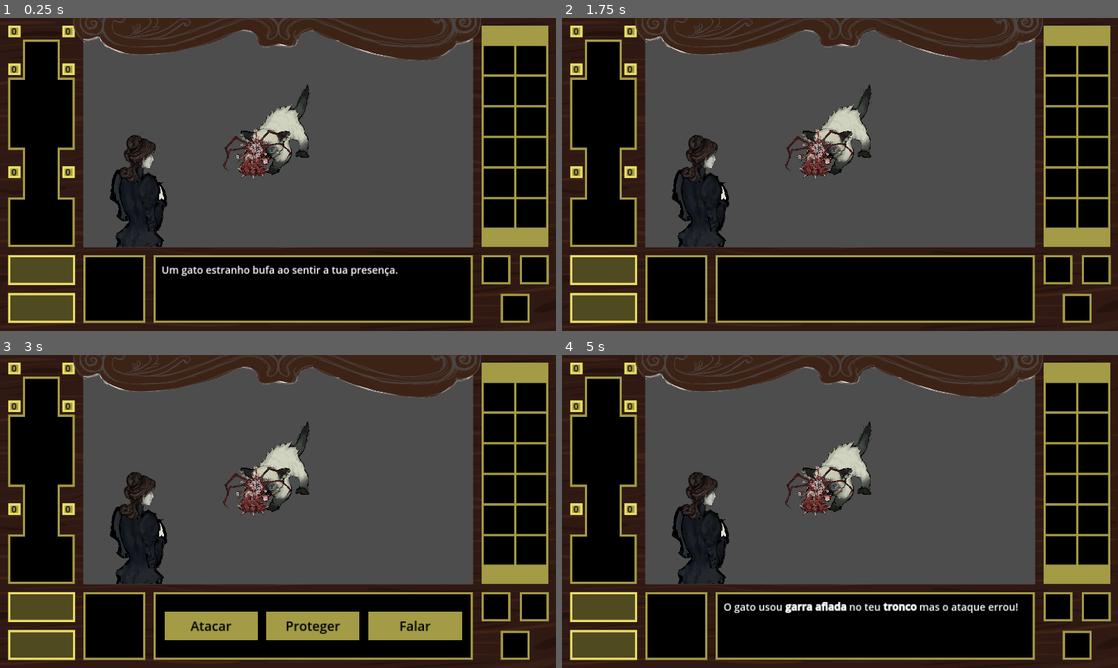
Above: before the commit, frames 1-4 (two rows, left to right).
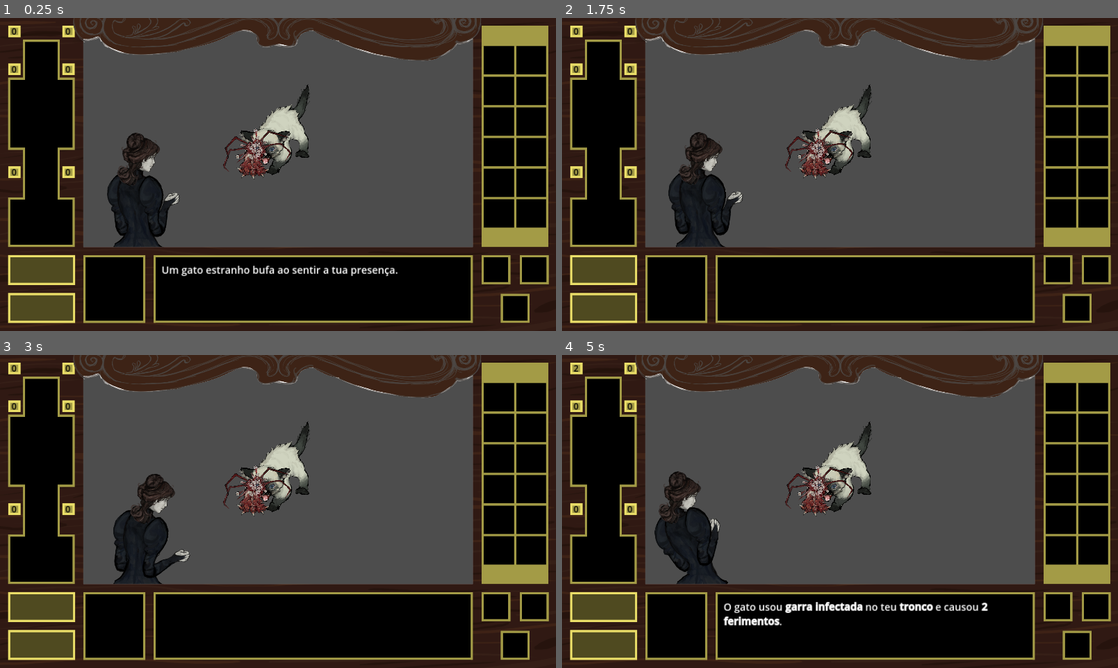
Above: after the commit, the same moments.

Repository: DavisDiad/Servida_Crua
Game: Godot game, scene res://scenes/fight/fight.tscn
Two runs of this game, one before a commit and one after it. Both use one fixed random seed, a clock stepped at 60 frames per second and the inputs below. This scene is started directly instead of the project's main scene.
Inputs (mouse positions are in pixels of both pictures, inside the frame that each line leads up to):
- Up to frame 1 (0.25 s): no input
- Up to frame 2 (1.75 s): move the mouse to (840, 133) at 0.52 s; click (840, 133) at 0.6 s; click "Atacar" at 1.25 s
- Up to frame 3 (3 s): move the mouse to (278, 495) at 2.02 s; click (278, 495) at 2.1 s; move the mouse to (250, 502) at 2.77 s; click (250, 502) at 2.85 s
- Up to frame 4 (5 s): click (873, 627) at 3.5 s, where only the run before the commit has a clickable "Proteger"; move the mouse to (862, 477) at 4.27 s; click (862, 477) at 4.35 s

The runs differ from the first frame. In frame 1, 1.0% of the frame differs, in the area x 19-33%, y 36-74%; in frame 2, 1.0%; in frame 3, 6.1%, in the area x 19-84%, y 37-92%; in frame 4, 3.0%.

Commit message:
adição das animações da protagonista em batalha

Diff:
--- a/autoloads/PlayerHealth.gd
+++ b/autoloads/PlayerHealth.gd
@@ -5,6 +5,7 @@
 var base_accuracy = 65
 
 var is_defending = false
+var can_move = true
 
 var evasion_per_part = {
 	"head": 15,
--- a/scenes/enemys/cat/scripts/cat.gd
+++ b/scenes/enemys/cat/scripts/cat.gd
@@ -15,7 +15,14 @@
 var interaction_step = 0
 var is_talking = false
 
+var player : Node = null
+var anim : AnimatedSprite2D = null
+
 func _ready():
+
+	player = get_node("/root/Fight/player")
+	anim = player.get_node("AnimatedSprite2D")
+
 	# para cada parte do corpo definida em enemy_data.body_parts (que é um array de recursos do tipo BodyPart) ele começaa a contar o número de feridas, começando em zero, para essa parte
 	for part in enemy_data.body_parts: #"part" é uma variavel temporaria criada automaticamente pelo loop for. ela percorre cada body_part dentro do enemy_data
 		wounds[part.name] = 0
@@ -45,14 +52,20 @@
 			interaction_step = 0
 
 
-
-
-
 func _on_fight_attacking() -> void: #esta função acontece quando o sinal attacking em fight é emitido.
 	can_take_damage = true #ela permite que o inimigo possa receber dano
 
+func _on_attack_finished():
+	anim.play("idle_battle")
+
 func take_damage(body_part_name: String):
 	if can_take_damage:
+		anim.play("attack")
+		anim.connect("animation_finished", Callable(self, "_on_attack_finished"), CONNECT_ONE_SHOT)
+
+		await anim.animation_finished
+
+
 		for part in enemy_data.body_parts:
 			if part.name == body_part_name:
 				var enemy_evasion = part.evasion
@@ -222,6 +235,10 @@
 		part_probabilities["left_leg"] = 0.2
 		part_probabilities["right_leg"] = 0.2
 
+	for part in body_parts:
+		if not available_parts.has(part):
+			part_probabilities.erase(part)
+
 	# Normaliza as probabilidades para garantir que somem 1
 	var total_probability = 0.0
 	for part in part_probabilities:
@@ -229,6 +246,20 @@
 
 	for part in part_probabilities:
 		part_probabilities[part] /= total_probability
+
+	# Filtra as partes que ainda podem ser atacadas
+	for part in part_probabilities.keys():
+		if not available_parts.has(part):
+			part_probabilities.erase(part)
+
+	# Renormaliza novamente após a filtragem
+	total_probability = 0.0
+	for value in part_probabilities.values():
+		total_probability += value
+
+	for part in part_probabilities:
+		part_probabilities[part] /= total_probability
+
 
 	# Escolhe uma parte do corpo com base nas novas probabilidades
 	var attacked_part = null
@@ -240,8 +271,7 @@
 			attacked_part = part
 			break
 
-	# Aguarda 0.5s (pode servir para animação ou delay do ataque)
-	await get_tree().create_timer(0.5).timeout
+
 
 	# Aqui continuamos com a lógica de gerar o ataque e calcular o dano
 	var player_evasion = PlayerHealth.evasion_per_part.get(attacked_part, 0)
@@ -250,16 +280,21 @@
 
 	var attack_result_text = ""
 
+	var hit = true
+
 	if hit_quality >= 0:
+		hit = true
+
 		var dano = int(lerp(skill.min_damage, skill.max_damage, hit_quality))
 		PlayerHealth.add_wound(attacked_part, dano)
-
 
 
 		var ferimento_texto = "ferimento" if dano == 1 else "ferimentos"
 		attack_result_text = "e causou [b]%d %s[/b]." % [dano, ferimento_texto]
 		print("Damage:", dano, "Quality:", hit_quality)
 	else:
+		hit = false
+
 		attack_result_text = "mas o ataque errou!"
 		print("Attack missed, quality:", hit_quality)
 
@@ -269,9 +304,17 @@
 		part_names_pt[attacked_part]
 	]
 
+	if hit == true:
+		await get_tree().create_timer(0.1).timeout
+		anim.play("attacked")
+		anim.connect("animation_finished", Callable(self, "_on_attack_finished"), CONNECT_ONE_SHOT)
+	else:
+		anim.connect("animation_finished", Callable(self, "_on_attack_finished"), CONNECT_ONE_SHOT)
+
 	get_node("/root/Fight").display_text("%s %s" % [ataque_texto, attack_result_text])
 	await get_node("/root/Fight").textbox_closed
 	get_node("/root/Fight/UI/ActionsPanel").show()
+
 
 
 
--- a/scenes/fight/fight.gd
+++ b/scenes/fight/fight.gd
@@ -11,6 +11,11 @@
 var enemy_data: EnemyData
 
 func _ready() -> void:
+
+	PlayerHealth.can_move = false
+	var player = get_node("player")
+	var anim = player.get_node("AnimatedSprite2D")
+	anim.play("idle_battle")
 
 	$UI/ActionsPanel.hide() #a cena começa com os botoes escondidos
 	$UI/TextBox.show() #a cena começa com o texto a aparecer
--- a/scenes/fight/fight.tscn
+++ b/scenes/fight/fight.tscn
@@ -6,6 +6,7 @@
 [ext_resource type="Texture2D" uid="uid://b5cyg7hfck87d" path="res://placeholders/rascunho_batalha1.png" id="4_bv1ih"]
 [ext_resource type="Texture2D" uid="uid://pqhpjncq6pjd" path="res://placeholders/personagem_baattle2.png" id="5_8ew2v"]
 [ext_resource type="Texture2D" uid="uid://f2g6dcisimy6" path="res://placeholders/rule-of-third-940x626.png" id="6_aml7f"]
+[ext_resource type="PackedScene" uid="uid://cyl30kecp6emh" path="res://scenes/player/player.tscn" id="7_ij3gj"]
 
 [sub_resource type="StyleBoxFlat" id="StyleBoxFlat_jmy8o"]
 bg_color = Color(0, 0, 0, 1)
@@ -117,6 +118,7 @@
 texture = ExtResource("4_bv1ih")
 
 [node name="BattleRascunho" type="Sprite2D" parent="."]
+visible = false
 z_index = 4
 position = Vector2(481, 628)
 scale = Vector2(0.5, 0.5)
@@ -128,6 +130,9 @@
 scale = Vector2(1.47545, 1.23545)
 texture = ExtResource("6_aml7f")
 
+[node name="player" parent="." instance=ExtResource("7_ij3gj")]
+position = Vector2(503, 645)
+
 [connection signal="attacking" from="." to="Cat" method="_on_fight_attacking"]
 [connection signal="defending" from="." to="Cat" method="_on_fight_defending"]
 [connection signal="talked" from="." to="Cat" method="_on_fight_talked"]
--- a/scenes/player/player.gd
+++ b/scenes/player/player.gd
@@ -8,14 +8,16 @@
 var idle_timer := 0.0
 var scared_interval := 15.0
 var is_playing_idle_scared := false
+
 func _ready():
 	target_position = position
 	anim.play("idle")
+	PlayerHealth.can_move = true
 
 
 func _process(delta: float):
 
-	if is_playing_idle_scared or velocity.length() > 0:
+	if is_playing_idle_scared or velocity.length() > 0 or PlayerHealth.can_move == false:
 		return # ignora se estiver assustado OU a mover-se
 
 	idle_timer += delta
@@ -31,7 +33,7 @@
 	is_playing_idle_scared = false
 
 func _input(event: InputEvent):
-	if Input.is_action_just_pressed("left_click"):
+	if Input.is_action_just_pressed("left_click") and PlayerHealth.can_move == true:
 		target_position = get_global_mouse_position()
 
 func _physics_process(delta: float):
@@ -42,11 +44,3 @@
 	else:
 		velocity = Vector2.ZERO
 	move_and_slide()
-#
-#var direction = target_position - position
-	#if direction.length() > 2:
-		#direction = direction.normalized()
-		#velocity = direction * speed
-	#else:
-		#velocity = Vector2.ZERO
-	#move_and_slide()
--- a/scenes/player/player.tscn
+++ b/scenes/player/player.tscn
@@ -1,10 +1,141 @@
-[gd_scene load_steps=55 format=3 uid="uid://cyl30kecp6emh"]
+[gd_scene load_steps=106 format=3 uid="uid://cyl30kecp6emh"]
 
 [ext_resource type="Script" path="res://scenes/player/player.gd" id="1_w1yh1"]
 [ext_resource type="Texture2D" uid="uid://drxv2mg4xxu10" path="res://scenes/player/sprites/idle.png" id="2_lw8du"]
+[ext_resource type="Texture2D" uid="uid://chjbrvovgvyxx" path="res://scenes/player/sprites/atacar.png" id="2_ylwci"]
+[ext_resource type="Texture2D" uid="uid://c24dck05eetwp" path="res://scenes/player/sprites/idle_batalha.png" id="3_fd3jx"]
+[ext_resource type="Texture2D" uid="uid://2anfr5hbxqc" path="res://scenes/player/sprites/receber_dano.png" id="3_rojbf"]
 [ext_resource type="Texture2D" uid="uid://0qt5kux3kafd" path="res://scenes/player/sprites/scared.png" id="3_tw4it"]
 [ext_resource type="Texture2D" uid="uid://baff3026ffdxr" path="res://scenes/player/sprites/interaction.png" id="4_3fuj6"]
 
+[sub_resource type="AtlasTexture" id="AtlasTexture_j5rx5"]
+atlas = ExtResource("2_ylwci")
+region = Rect2(0, 0, 512, 512)
+
+[sub_resource type="AtlasTexture" id="AtlasTexture_fnrxx"]
+atlas = ExtResource("2_ylwci")
+region = Rect2(512, 0, 512, 512)
+
+[sub_resource type="AtlasTexture" id="AtlasTexture_wvhbv"]
+atlas = ExtResource("2_ylwci")
+region = Rect2(1024, 0, 512, 512)
+
+[sub_resource type="AtlasTexture" id="AtlasTexture_7g2r3"]
+atlas = ExtResource("2_ylwci")
+region = Rect2(1536, 0, 512, 512)
+
+[sub_resource type="AtlasTexture" id="AtlasTexture_lrtxi"]
+atlas = ExtResource("2_ylwci")
+region = Rect2(0, 512, 512, 512)
+
+[sub_resource type="AtlasTexture" id="AtlasTexture_p3k0h"]
+atlas = ExtResource("2_ylwci")
+region = Rect2(512, 512, 512, 512)
+
+[sub_resource type="AtlasTexture" id="AtlasTexture_cgsft"]
+atlas = ExtResource("2_ylwci")
+region = Rect2(1024, 512, 512, 512)
+
+[sub_resource type="AtlasTexture" id="AtlasTexture_143s5"]
+atlas = ExtResource("2_ylwci")
+region = Rect2(1536, 512, 512, 512)
+
+[sub_resource type="AtlasTexture" id="AtlasTexture_1adpo"]
+atlas = ExtResource("2_ylwci")
+region = Rect2(0, 1024, 512, 512)
+
+[sub_resource type="AtlasTexture" id="AtlasTexture_svlf5"]
+atlas = ExtResource("2_ylwci")
+region = Rect2(512, 1024, 512, 512)
+
+[sub_resource type="AtlasTexture" id="AtlasTexture_w83x7"]
+atlas = ExtResource("2_ylwci")
+region = Rect2(1024, 1024, 512, 512)
+
+[sub_resource type="AtlasTexture" id="AtlasTexture_uht7m"]
+atlas = ExtResource("2_ylwci")
+region = Rect2(1536, 1024, 512, 512)
+
+[sub_resource type="AtlasTexture" id="AtlasTexture_p4ibl"]
+atlas = ExtResource("2_ylwci")
+region = Rect2(0, 1536, 512, 512)
+
+[sub_resource type="AtlasTexture" id="AtlasTexture_g4pk7"]
+atlas = ExtResource("2_ylwci")
+region = Rect2(512, 1536, 512, 512)
+
+[sub_resource type="AtlasTexture" id="AtlasTexture_lksgv"]
+atlas = ExtResource("2_ylwci")
+region = Rect2(1024, 1536, 512, 512)
+
+[sub_resource type="AtlasTexture" id="AtlasTexture_wp38r"]
+atlas = ExtResource("2_ylwci")
+region = Rect2(1536, 1536, 512, 512)
+
+[sub_resource type="AtlasTexture" id="AtlasTexture_iufuv"]
+atlas = ExtResource("3_rojbf")
+region = Rect2(0, 0, 512, 512)
+
+[sub_resource type="AtlasTexture" id="AtlasTexture_4k0dw"]
+atlas = ExtResource("3_rojbf")
+region = Rect2(512, 0, 512, 512)
+
+[sub_resource type="AtlasTexture" id="AtlasTexture_84me8"]
+atlas = ExtResource("3_rojbf")
+region = Rect2(1024, 0, 512, 512)
+
+[sub_resource type="AtlasTexture" id="AtlasTexture_i6dok"]
+atlas = ExtResource("3_rojbf")
+region = Rect2(1536, 0, 512, 512)
+
+[sub_resource type="AtlasTexture" id="AtlasTexture_ry03g"]
+atlas = ExtResource("3_rojbf")
+region = Rect2(0, 512, 512, 512)
+
+[sub_resource type="AtlasTexture" id="AtlasTexture_jnsjj"]
+atlas = ExtResource("3_rojbf")
+region = Rect2(512, 512, 512, 512)
+
+[sub_resource type="AtlasTexture" id="AtlasTexture_aw1ji"]
+atlas = ExtResource("3_rojbf")
+region = Rect2(1024, 512, 512, 512)
+
+[sub_resource type="AtlasTexture" id="AtlasTexture_0pt4t"]
+atlas = ExtResource("3_rojbf")
+region = Rect2(1536, 512, 512, 512)
+
+[sub_resource type="AtlasTexture" id="AtlasTexture_okxnb"]
+atlas = ExtResource("3_rojbf")
+region = Rect2(0, 1024, 512, 512)
+
+[sub_resource type="AtlasTexture" id="AtlasTexture_uyt5t"]
+atlas = ExtResource("3_rojbf")
+region = Rect2(512, 1024, 512, 512)
+
+[sub_resource type="AtlasTexture" id="AtlasTexture_op05o"]
+atlas = ExtResource("3_rojbf")
+region = Rect2(1024, 1024, 512, 512)
+
+[sub_resource type="AtlasTexture" id="AtlasTexture_yoywe"]
+atlas = ExtResource("3_rojbf")
+region = Rect2(1536, 1024, 512, 512)
+
+[sub_resource type="AtlasTexture" id="AtlasTexture_2bs6h"]
+atlas = ExtResource("3_rojbf")
+region = Rect2(0, 1536, 512, 512)
+
+[sub_resource type="AtlasTexture" id="AtlasTexture_dsdin"]
+atlas = ExtResource("3_rojbf")
+region = Rect2(512, 1536, 512, 512)
+
+[sub_resource type="AtlasTexture" id="AtlasTexture_ufcgm"]
+atlas = ExtResource("3_rojbf")
+region = Rect2(1024, 1536, 512, 512)
+
+[sub_resource type="AtlasTexture" id="AtlasTexture_6vmr6"]
+atlas = ExtResource("3_rojbf")
+region = Rect2(1536, 1536, 512, 512)
+
 [sub_resource type="AtlasTexture" id="AtlasTexture_yywy6"]
 atlas = ExtResource("2_lw8du")
 region = Rect2(0, 0, 512, 512)
@@ -67,6 +198,70 @@
 
 [sub_resource type="AtlasTexture" id="AtlasTexture_6vbk5"]
 atlas = ExtResource("2_lw8du")
+region = Rect2(1536, 1536, 512, 512)
+
+[sub_resource type="AtlasTexture" id="AtlasTexture_adwu8"]
+atlas = ExtResource("3_fd3jx")
+region = Rect2(0, 0, 512, 512)
+
+[sub_resource type="AtlasTexture" id="AtlasTexture_luyw2"]
+atlas = ExtResource("3_fd3jx")
+region = Rect2(512, 0, 512, 512)
+
+[sub_resource type="AtlasTexture" id="AtlasTexture_k1c24"]
+atlas = ExtResource("3_fd3jx")
+region = Rect2(1024, 0, 512, 512)
+
+[sub_resource type="AtlasTexture" id="AtlasTexture_3pdas"]
+atlas = ExtResource("3_fd3jx")
+region = Rect2(1536, 0, 512, 512)
+
+[sub_resource type="AtlasTexture" id="AtlasTexture_511rj"]
+atlas = ExtResource("3_fd3jx")
+region = Rect2(0, 512, 512, 512)
+
+[sub_resource type="AtlasTexture" id="AtlasTexture_neq2r"]
+atlas = ExtResource("3_fd3jx")
+region = Rect2(512, 512, 512, 512)
+
+[sub_resource type="AtlasTexture" id="AtlasTexture_ot1nt"]
+atlas = ExtResource("3_fd3jx")
+region = Rect2(1024, 512, 512, 512)
+
+[sub_resource type="AtlasTexture" id="AtlasTexture_cv8r4"]
+atlas = ExtResource("3_fd3jx")
+region = Rect2(1536, 512, 512, 512)
+
+[sub_resource type="AtlasTexture" id="AtlasTexture_ifelk"]
+atlas = ExtResource("3_fd3jx")
+region = Rect2(0, 1024, 512, 512)
+
+[sub_resource type="AtlasTexture" id="AtlasTexture_m01qb"]
+atlas = ExtResource("3_fd3jx")
+region = Rect2(512, 1024, 512, 512)
+
+[sub_resource type="AtlasTexture" id="AtlasTexture_eow57"]
+atlas = ExtResource("3_fd3jx")
+region = Rect2(1024, 1024, 512, 512)
+
+[sub_resource type="AtlasTexture" id="AtlasTexture_37wnp"]
+atlas = ExtResource("3_fd3jx")
+region = Rect2(1536, 1024, 512, 512)
+
+[sub_resource type="AtlasTexture" id="AtlasTexture_57uqu"]
+atlas = ExtResource("3_fd3jx")
+region = Rect2(0, 1536, 512, 512)
+
+[sub_resource type="AtlasTexture" id="AtlasTexture_ki1jx"]
+atlas = ExtResource("3_fd3jx")
+region = Rect2(512, 1536, 512, 512)
+
+[sub_resource type="AtlasTexture" id="AtlasTexture_tfjc2"]
+atlas = ExtResource("3_fd3jx")
+region = Rect2(1024, 1536, 512, 512)
+
+[sub_resource type="AtlasTexture" id="AtlasTexture_ln480"]
+atlas = ExtResource("3_fd3jx")
 region = Rect2(1536, 1536, 512, 512)
 
 [sub_resource type="AtlasTexture" id="AtlasTexture_ydhlo"]
@@ -199,6 +394,115 @@
 
 [sub_resource type="SpriteFrames" id="SpriteFrames_jgyhs"]
 animations = [{
+"frames": [{
+"duration": 1.0,
+"texture": SubResource("AtlasTexture_j5rx5")
+}, {
+"duration": 1.0,
+"texture": SubResource("AtlasTexture_fnrxx")
+}, {
+"duration": 1.0,
+"texture": SubResource("AtlasTexture_wvhbv")
+}, {
+"duration": 1.0,
+"texture": SubResource("AtlasTexture_7g2r3")
+}, {
+"duration": 1.0,
+"texture": SubResource("AtlasTexture_lrtxi")
+}, {
+"duration": 1.0,
+"texture": SubResource("AtlasTexture_p3k0h")
+}, {
+"duration": 1.0,
+"texture": SubResource("AtlasTexture_cgsft")
+}, {
+"duration": 1.0,
+"texture": SubResource("AtlasTexture_143s5")
+}, {
+"duration": 1.0,
+"texture": SubResource("AtlasTexture_1adpo")
+}, {
+"duration": 1.0,
+"texture": SubResource("AtlasTexture_svlf5")
+}, {
+"duration": 1.0,
+"texture": SubResource("AtlasTexture_w83x7")
+}, {
+"duration": 1.0,
+"texture": SubResource("AtlasTexture_uht7m")
+}, {
+"duration": 1.0,
+"texture": SubResource("AtlasTexture_p4ibl")
+}, {
+"duration": 1.0,
+"texture": SubResource("AtlasTexture_g4pk7")
+}, {
+"duration": 1.0,
+"texture": SubResource("AtlasTexture_lksgv")
+}, {
+"duration": 1.0,
+"texture": SubResource("AtlasTexture_wp38r")
+}, {
+"duration": 1.0,
+"texture": SubResource("AtlasTexture_j5rx5")
+}],
+"loop": false,
+"name": &"attack",
+"speed": 16.0
+}, {
+"frames": [{
+"duration": 1.0,
+"texture": SubResource("AtlasTexture_iufuv")
+}, {
+"duration": 1.0,
+"texture": SubResource("AtlasTexture_4k0dw")
+}, {
+"duration": 1.0,
+"texture": SubResource("AtlasTexture_84me8")
+}, {
+"duration": 1.0,
+"texture": SubResource("AtlasTexture_i6dok")
+}, {
+"duration": 1.0,
+"texture": SubResource("AtlasTexture_ry03g")
+}, {
+"duration": 1.0,
+"texture": SubResource("AtlasTexture_jnsjj")
+}, {
+"duration": 1.0,
+"texture": SubResource("AtlasTexture_aw1ji")
+}, {
+"duration": 1.0,
+"texture": SubResource("AtlasTexture_0pt4t")
+}, {
+"duration": 1.0,
+"texture": SubResource("AtlasTexture_okxnb")
+}, {
+"duration": 1.0,
+"texture": SubResource("AtlasTexture_uyt5t")
+}, {
+"duration": 1.0,
+"texture": SubResource("AtlasTexture_op05o")
+}, {
+"duration": 1.0,
+"texture": SubResource("AtlasTexture_yoywe")
+}, {
+"duration": 1.0,
+"texture": SubResource("AtlasTexture_2bs6h")
+}, {
+"duration": 1.0,
+"texture": SubResource("AtlasTexture_dsdin")
+}, {
+"duration": 1.0,
+"texture": SubResource("AtlasTexture_ufcgm")
+}, {
+"duration": 1.0,
+"texture": SubResource("AtlasTexture_6vmr6")
+}],
+"loop": false,
+"name": &"attacked",
+"speed": 16.0
+}, {
 "frames": [{
 "duration": 1.0,
 "texture": SubResource("AtlasTexture_yywy6")
@@ -251,6 +555,59 @@
 "loop": true,
 "name": &"idle",
 "speed": 16.0
+}, {
+"frames": [{
+"duration": 1.0,
+"texture": SubResource("AtlasTexture_adwu8")
+}, {
+"duration": 1.0,
+"texture": SubResource("AtlasTexture_luyw2")
+}, {
+"duration": 1.0,
+"texture": SubResource("AtlasTexture_k1c24")
+}, {
+"duration": 1.0,
+"texture": SubResource("AtlasTexture_3pdas")
+}, {
+"duration": 1.0,
+"texture": SubResource("AtlasTexture_511rj")
+}, {
+"duration": 1.0,
+"texture": SubResource("AtlasTexture_neq2r")
+}, {
+"duration": 1.0,
+"texture": SubResource("AtlasTexture_ot1nt")
+}, {
+"duration": 1.0,
+"texture": SubResource("AtlasTexture_cv8r4")
+}, {
+"duration": 1.0,
+"texture": SubResource("AtlasTexture_ifelk")
+}, {
+"duration": 1.0,
+"texture": SubResource("AtlasTexture_m01qb")
+}, {
+"duration": 1.0,
+"texture": SubResource("AtlasTexture_eow57")
+}, {
+"duration": 1.0,
+"texture": SubResource("AtlasTexture_37wnp")
+}, {
+"duration": 1.0,
+"texture": SubResource("AtlasTexture_57uqu")
+}, {
+"duration": 1.0,
+"texture": SubResource("AtlasTexture_ki1jx")
+}, {
+"duration": 1.0,
+"texture": SubResource("AtlasTexture_tfjc2")
+}, {
+"duration": 1.0,
+"texture": SubResource("AtlasTexture_ln480")
+}],
+"loop": true,
+"name": &"idle_battle",
+"speed": 12.0
 }, {
 "frames": [{
 "duration": 1.0,
@@ -370,10 +727,10 @@
 [node name="AnimatedSprite2D" type="AnimatedSprite2D" parent="."]
 scale = Vector2(0.25, 0.25)
 sprite_frames = SubResource("SpriteFrames_jgyhs")
-animation = &"interaction"
+animation = &"attack"
 autoplay = "idle"
-frame = 2
-frame_progress = 0.128019
+frame = 16
+frame_progress = 1.0
 
 [node name="CollisionShape2D" type="CollisionShape2D" parent="."]
 scale = Vector2(1.03694, 0.516139)
Not shown: 1 places in scenes/fight/fight.tscn that only renumber resources
Binary file added: scenes/player/sprites/atacar.png
Not shown, added: scenes/player/sprites/atacar.png.import
Binary file added: scenes/player/sprites/idle_batalha.png
Not shown, added: scenes/player/sprites/idle_batalha.png.import
Binary file added: scenes/player/sprites/receber_dano.png
Not shown, added: scenes/player/sprites/receber_dano.png.import
